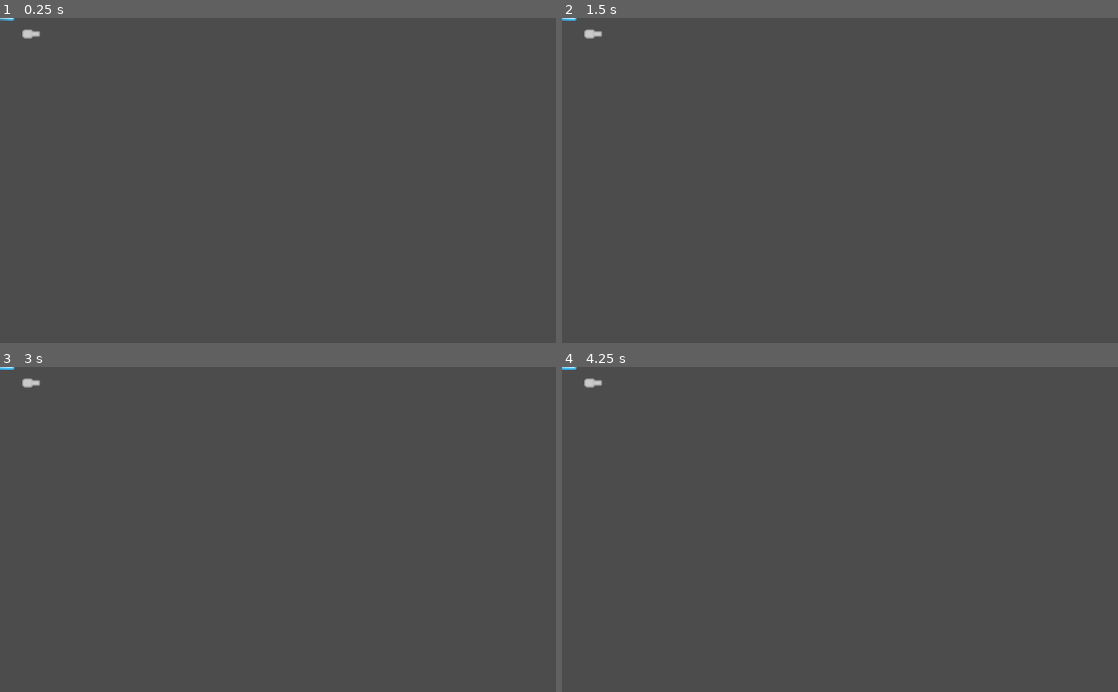
Above: before the commit, frames 1-4 (two rows, left to right).
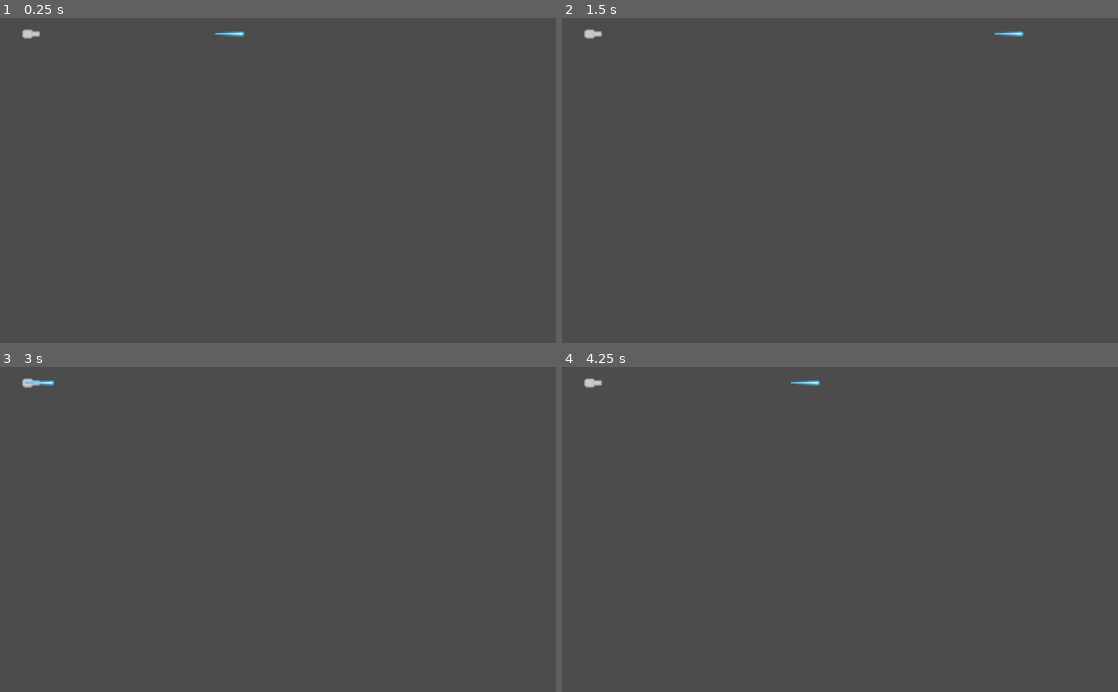
Above: after the commit, the same moments.

Repository: JarLowrey/GodotWeapons
Game: Godot game, scene res://Test/src/2dTest.tscn
Two runs of this game, one before a commit and one after it. Both use one fixed random seed, a clock stepped at 60 frames per second and the inputs below.
Inputs:
- Up to frame 1 (0.25 s): no input
- Up to frame 2 (1.5 s): no input
- Up to frame 3 (3 s): no input
- Up to frame 4 (4.25 s): no input

The runs differ from the first frame. In frame 1, less than 0.1% of the frame differs, in the area x 0-44%, y 0-6%; in frame 2, less than 0.1%; in frame 3, less than 0.1%; in frame 4, less than 0.1%.
Error before the commit: Parse Error: The method "move" isn't declared in the current class. (res://Bullet/Bullet.gd:22)

Commit message:
2d bullet test working, not deleting on screen exit though

Diff:
--- a/Bullet/Bullet.gd
+++ b/Bullet/Bullet.gd
@@ -5,7 +5,7 @@
 
 #death/kill/free() related vars
 export var kill_after_time = false
-export var kill_on_exit = false setget set_kill_on_viewport_exit
+export var kill_on_exit = true setget set_kill_on_viewport_exit
 export var kill_after_travel_dist = -1
 
 var traveled_dist = 0 #must be updated in 2d/3d children physics_process
@@ -18,9 +18,6 @@
 		$SelfDestructTimer.start()
 
 func _physics_process(delta):
-	if has_method('move'):
-		move()
-
 	if kill_after_travel_dist > 0 and traveled_dist >= kill_after_travel_dist:
 		kill()
 
--- a/Bullet/Bullet2D.gd
+++ b/Bullet/Bullet2D.gd
@@ -2,13 +2,21 @@
 
 #private vars
 onready var _prev_pos = self.global_position
+var speed = 1500
+var _vel = Vector2()
 
-func _on_ready():
+func init_inst():
 	self.global_rotation = my_muzzle.global_rotation
-	self.global_position= my_muzzle.global_position
+	self.global_position = my_muzzle.global_position
+	_vel = Vector2(speed,0).rotated(self.global_rotation)
 
 func _physics_process(delta):
+	move(delta)
+
 	#increment travel distance if that is a death param
 	if kill_after_travel_dist > 0:
 		traveled_dist += self.global_position.distance_to(_prev_pos)
 		_prev_pos = self.global_position
+
+func move(delta): #override if you want different movement type
+	self.global_position += _vel * delta
--- a/Bullet/Bullet2D.tscn
+++ b/Bullet/Bullet2D.tscn
@@ -2,11 +2,11 @@
 
 [ext_resource path="res://Bullet/Bullet2D.gd" type="Script" id=1]
 
-[node name="Bullet2D" type="Node2D"]
+[node name="Bullet2D" type="Node2D" index="0"]
 
 script = ExtResource( 1 )
 kill_after_time = false
-kill_on_exit = false
+kill_on_exit = true
 kill_after_travel_dist = -1
 
 [node name="SelfDestructTimer" type="Timer" parent="." index="0"]
--- a/Bullet/Bullet3D.gd
+++ b/Bullet/Bullet3D.gd
@@ -3,7 +3,7 @@
 #private vars
 onready var _prev_pos = self.global_transform
 
-func _on_ready():
+func init_inst():
 	pass
 
 func _physics_process(delta):
--- a/Gun/Gun.gd
+++ b/Gun/Gun.gd
@@ -45,6 +45,7 @@
 	for muzzle in $MuzzleContainer.get_children():
 		var bullet = muzzle.bullet_scene.instance()
 		muzzle.get_node("BulletContainer").add_child(bullet)
+		bullet.init_inst()
 	emit_signal("volley_fired", bullets)
 
 	#update ammo/clip
--- a/Test/src/BasicBullet.tscn
+++ b/Test/src/BasicBullet.tscn
@@ -9,24 +9,28 @@
 radius = 10.0
 height = 20.0
 
-[node name="BasicBullet" instance=ExtResource( 1 )]
+[node name="Bullet2D" instance=ExtResource( 1 )]
 
-[node name="KinematicBody2D" type="KinematicBody2D" parent="." index="2"]
+kill_on_exit = true
 
-input_pickable = false
-collision_layer = 1
-collision_mask = 1
-collision/safe_margin = 0.08
-_sections_unfolded = [ "Collision", "Pickable" ]
-
-[node name="Sprite" type="Sprite" parent="KinematicBody2D" index="0"]
+[node name="Sprite" type="Sprite" parent="." index="2"]
 
 texture = ExtResource( 2 )
 
-[node name="CollisionShape2D" type="CollisionShape2D" parent="KinematicBody2D" index="1"]
+[node name="Area2D" type="Area2D" parent="." index="3"]
 
-position = Vector2( 0.122824, 0.347614 )
+input_pickable = true
+gravity_vec = Vector2( 0, 1 )
+gravity = 98.0
+linear_damp = 0.1
+angular_damp = 1.0
+audio_bus_override = false
+audio_bus_name = "Master"
+
+[node name="CollisionShape2D" type="CollisionShape2D" parent="Area2D" index="0"]
+
+position = Vector2( -0.138096, 0.105879 )
 rotation = 1.5708
-scale = Vector2( 0.437985, 1.33935 )
+scale = Vector2( 0.321627, 1.28859 )
 shape = SubResource( 1 )
 _sections_unfolded = [ "Transform" ]
